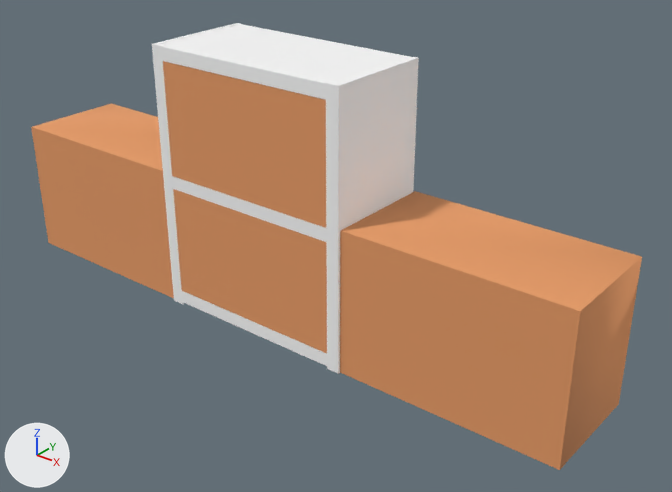
What one commit did to the glTF model public/glb/8010.glb.
Camera for both pictures: a 50 mm camera at (1.69, -1.88, 1.45) aimed at (0.14, 0.06, 0.25). Arrows for +X, +Y and +Z are at lower left; the lights stay in place. Vertices at the same position are counted once.

The first picture shows '_as1_03', '_as1_1', '_asbook_0', '_asbook_1', 'wood019', 'wood_'.
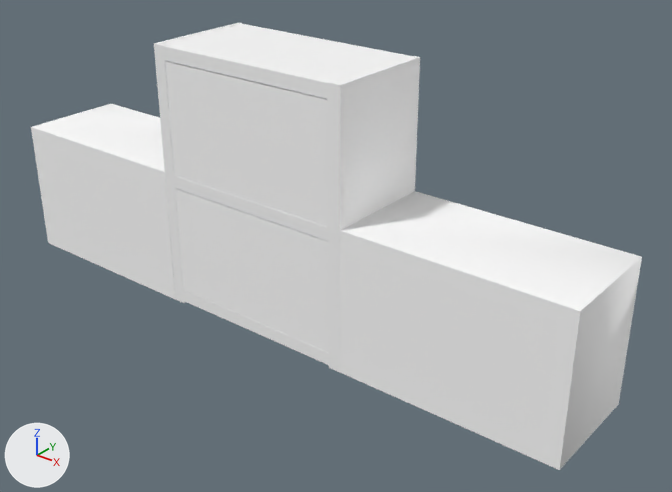
Changed parts and their boxes (x1, y1, x2, y2) in the pictures (672 x 492 px):
'_asbook_0', recoloured (orange to grey)
    both: (340, 191, 642, 470)
'_asbook_1', recoloured, moved (orange to grey)
    before: (31, 104, 174, 298)
    after: (31, 104, 176, 300)
'_as1_03', recoloured, moved
    before: (163, 61, 326, 228)
    after: (165, 61, 328, 227)
'wood019', moved
    before: (158, 23, 419, 229)
    after: (159, 23, 420, 228)
'_as1_1', recoloured, moved
    before: (173, 189, 327, 353)
    after: (175, 188, 329, 353)
'wood_', moved
    before: (152, 43, 343, 374)
    after: (154, 42, 345, 372)

Diff of the bpy script that builds the scene:
```diff
--- a/public/glb/8010.glb.py
+++ b/public/glb/8010.glb.py
@@ mat_snapmat @@
 n0 = _N.new('ShaderNodeBsdfPrincipled'); n0.name = 'Principled BSDF'
 n1 = _N.new('ShaderNodeOutputMaterial'); n1.name = 'Material Output'
-n2 = _N.new('ShaderNodeMix'); n2.name = 'Mix'
-n2.data_type = 'RGBA'
-n2.blend_type = 'MULTIPLY'
-n2.inputs[0].default_value = 1.0  # 'Factor'
-n2.inputs[7].default_value = (0.8, 0.331, 0.133, 1.0)  # 'B', orange #e79c66
 n3 = _N.new('ShaderNodeVertexColor'); n3.name = 'Color Attribute'
 _L.new(n0.outputs[0], n1.inputs[0])  # 'BSDF' to 'Surface'
-_L.new(n2.outputs[2], n0.inputs[0])  # 'Result' to 'Base Color'
-_L.new(n3.outputs[0], n2.inputs[6])  # 'Color' to 'A'
+_L.new(n3.outputs[0], n0.inputs[0])  # 'Color' to 'Base Color'
@@ me_mesh_0_002 @@
 me_mesh_0_002.from_pydata(...)  # 8 vertices, 12 faces; spans x -0.294..0.293, y -0.186..-0.17, z 0.001..0.343
 # used by ob_as1_1; location = (0.0, 0.008, 0.048)
+# me_mesh_0_002 part 1: the whole mesh is moved by (0.0, 0.016, -0.001)
 me_mesh_0_002.materials.append(mat_snapmat)
@@ me_mesh_6_001 @@
 me_mesh_6_001.from_pydata(...)  # 8 vertices, 12 faces; spans x -0.294..0.293, y -0.185..-0.169, z 0.001..0.343
 # used by ob_as1_03; location = (0.0, 0.007, 0.432)
+# me_mesh_6_001 part 2: the whole mesh is moved by (0.0, 0.016, -0.001)
 me_mesh_6_001.materials.append(mat_snapmat)
@@ ob_as1_1 @@
 ob_as1_1 = bpy.data.objects.new('_as1_1', me_mesh_0_002)
-ob_as1_1.location = (0.0, 0.008, 0.048)
+ob_as1_1.location = (0.0, 0.0, 0.048)
@@ ob_asbook_1 @@
 ob_asbook_1 = bpy.data.objects.new('_asbook_1', me_mesh_3_002)
-ob_asbook_1.location = (-0.666, 0.0, 0.0)
+ob_asbook_1.location = (-0.666, -0.002, 0.0)
@@ ob_wood019 @@
 ob_wood019 = bpy.data.objects.new('wood019', me_mesh_4_001)
-ob_wood019.location = (0.0, 0.0, 0.0)
+ob_wood019.location = (0.0, 0.007, 0.0)
@@ ob_wood @@
 ob_wood = bpy.data.objects.new('wood_', me_mesh_5_001)
-ob_wood.location = (0.0, 0.0, 0.005)
+ob_wood.location = (0.0, 0.007, 0.005)
@@ ob_as1_03 @@
 ob_as1_03 = bpy.data.objects.new('_as1_03', me_mesh_6_001)
-ob_as1_03.location = (0.0, 0.007, 0.432)
+ob_as1_03.location = (0.0, 0.0, 0.432)
```
